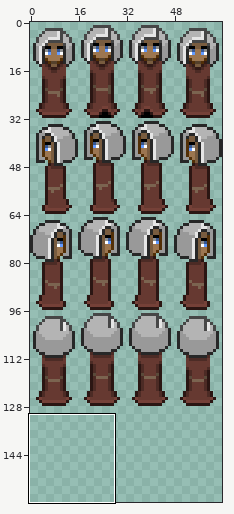
Sprite sheet: RawAssets/AnimationTest/elementalist_torso_orig.png. The first picture is a wide view before the edit; the outline marks the close-up.
Close-up. Old version:
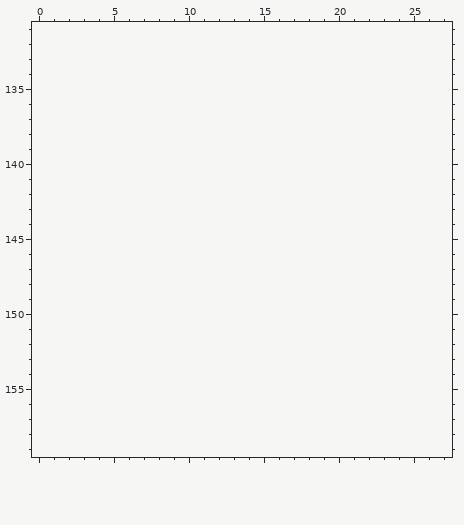
The file is 64x128 pixels. Shown: x 0..27, y 131..159. The old version is drawn lined up with the new one, on the new canvas.
Palette (. is transparent): 
After the commit:
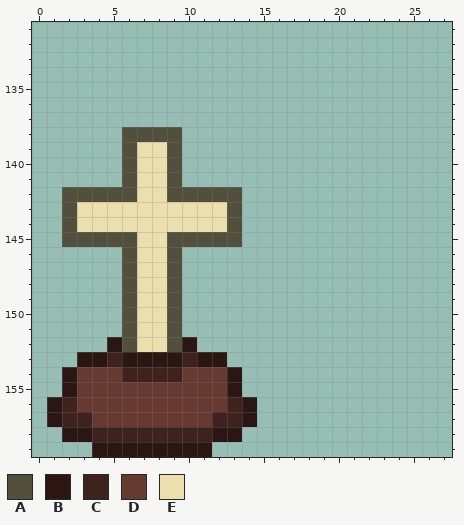
Colours new in this view: A #534f3d  B #2b1613  C #3d221e  D #663931  E #ebdfae
Changes in this commit:
canvas 64x128 -> 64x160
Changed rows in their new state; - is an unchanged pixel.
first column x 1:
138 -----AAAA-----
139 -----AEEA-----
140 -----AEEA-----
141 -----AEEA-----
142 -AAAAAEEAAAAA-
143 -AEEEEEEEEEEA-
144 -AEEEEEEEEEEA-
145 -AAAAAEEAAAAA-
146 -----AEEA-----
147 -----AEEA-----
148 -----AEEA-----
149 -----AEEA-----
150 -----AEEA-----
151 -----AEEA-----
152 ----BAEEAB----
153 --BBCBBBBCBB--
154 -BDDDCCCCDDDB-
155 -BDDDDDDDDDDB-
156 BCDDDDDDDDDDCB
157 BCCDDDDDDDDCCB
158 -BBCCCCCCCCBB-
159 ---BBBBBBBB---
Boxes around the changes in both close-ups, in picture pixels (x1, y1, x2, y2):
added: (47, 127, 257, 457)
